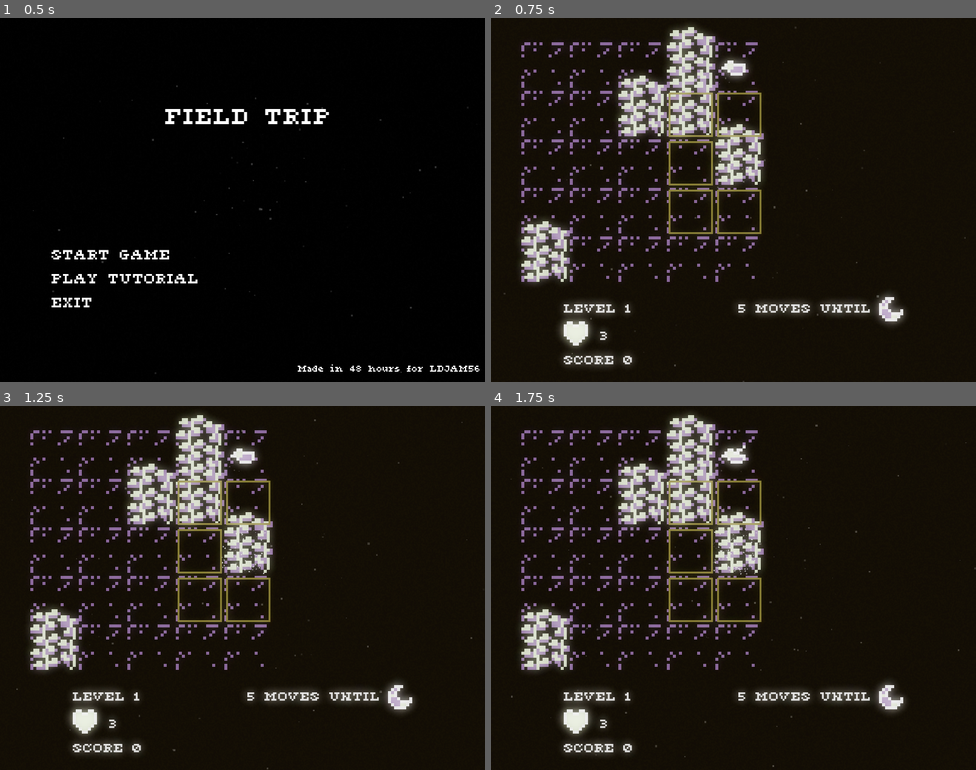
Above: before the commit, frames 1-4 (two rows, left to right).
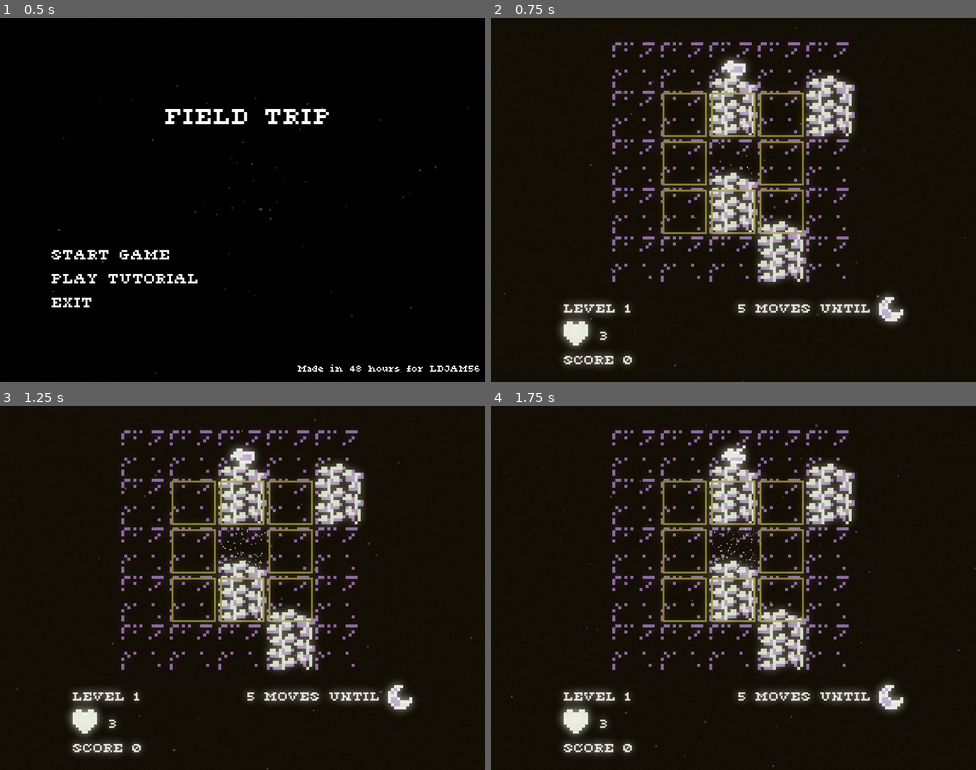
Above: after the commit, the same moments.

Repository: InitialPosition/LDJAM56
Game: Godot game, scene res://Scenes/MenuScreen.tscn
Same seed, same stepped clock (60 frames per second), same inputs: the game is played once before the commit and once after it.
Inputs (mouse positions are in pixels of both pictures, inside the frame that each line leads up to):
- Up to frame 1 (0.5 s): no input
- Up to frame 2 (0.75 s): tap Enter at 0.5 s; move the mouse to (602, 254) at 0.52 s; click (602, 254) at 0.6 s
- Up to frame 3 (1.25 s): no input
- Up to frame 4 (1.75 s): move the mouse to (544, 453) at 1.27 s; click (544, 453) at 1.35 s

Frame 1 is identical in both runs. In frame 2, 18% of the frame differs, in the area x 6-75%, y 1-74%; in frame 3, 17%; in frame 4, 18%.

Commit message:
Fix various bugs
For a detailed description, see changelog at https://ldjam.com/events/ludum-dare/56/field-trip

Diff:
--- a/Scripts/Bird.gd
+++ b/Scripts/Bird.gd
@@ -35,8 +35,8 @@
 	self.global_position = round(self.global_position)
 	var current_position = self.target_pos
 
-	var player = get_parent().get_node("Player")
-	var player_position = player.global_position
+	var player_object = get_parent().get_node("Player")
+	var player_position = player_object.global_position
 
 	var smallest_distance = INF
 	var best_movement_vector = null
--- a/Scripts/GameManager.gd
+++ b/Scripts/GameManager.gd
@@ -31,3 +31,13 @@
 	if file != null:
 		self.high_score = file.get_var()
 		file.close()
+
+func reset_stats():
+	health = 3
+	level = 1
+	score = 0
+	field_width = 5
+	crop_probability = 20
+	bird_level = 1
+	forbidden_crop_indices = [2]
+	rng_seed = randi()
--- a/Scripts/GenerateField.gd
+++ b/Scripts/GenerateField.gd
@@ -9,21 +9,18 @@
 var sprite_width
 var sprite_height
 const TILE_SIZE = 128
-var game_manager
 
 
 func _ready():
 	rng.seed = hash(GameManager.rng_seed)
 
-	game_manager = get_parent().get_node("GameManager")
-
 	var field_width = GameManager.field_width
 	var field_height = 5
 
 	# move to center of game screen
-	var screen_width = get_viewport().size.x
+	var screen_size = get_viewport().get_visible_rect().size
 	var total_field_width = (field_width - 1) * TILE_SIZE
-	var centered_x = (screen_width - total_field_width) / 2
+	var centered_x = (screen_size.x - total_field_width) / 2
 	self.position = Vector2(centered_x, TILE_SIZE)
 
 	if GameManager.bird_level == 1:
@@ -68,29 +65,30 @@
 
 # generate a playing field.
 func generate_field(field_width, field_height):
-	rng.seed = hash(GameManager.rng_seed)
-
 	GameManager.crop_count = 0
 
-	var spawn_field = ceil((GameManager.field_width * field_height) / 2)
-	var counter = 0
+	while GameManager.crop_count == 0:
+		rng.seed = hash(GameManager.rng_seed)
 
-	for row in range(field_height):
-		for col in range(field_width):
-			var tile = Tile.instantiate()
+		var spawn_field = ceil((GameManager.field_width * field_height) / 2)
+		var counter = 0
 
-			# calculate tile position
-			var tile_x = get_parent().position.x + TILE_SIZE * col
-			var tile_y = get_parent().position.y + TILE_SIZE * row
-			tile.position = Vector2(tile_x, tile_y)
+		for row in range(field_height):
+			for col in range(field_width):
+				var tile = Tile.instantiate()
 
-			# if tile is determined to be a field, change, otherwise add decor
-			if rng.randi() % 100 <= GameManager.crop_probability and counter != spawn_field and counter not in GameManager.forbidden_crop_indices:
-				tile.get_node("Sprite2D_Crop").visible = true
-				GameManager.crop_count += 1
+				# calculate tile position
+				var tile_x = TILE_SIZE * col
+				var tile_y = TILE_SIZE * row
+				tile.global_position = Vector2(tile_x, tile_y)
 
-			# add the tile to the field as a child
-			add_child(tile)
+				# if tile is determined to be a field, change, otherwise add decor
+				if rng.randi() % 100 <= GameManager.crop_probability and counter != spawn_field and counter not in GameManager.forbidden_crop_indices:
+					tile.get_node("Sprite2D_Crop").visible = true
+					GameManager.crop_count += 1
 
-			# increment counter
-			counter += 1
+				# add the tile to the field as a child
+				add_child(tile)
+
+				# increment counter
+				counter += 1
--- a/Scripts/SelectorMenu.gd
+++ b/Scripts/SelectorMenu.gd
@@ -21,14 +21,7 @@
 
 func _input(event):
 	if Input.is_mouse_button_pressed(MOUSE_BUTTON_LEFT) and active:
-		GameManager.health = 3
-		GameManager.level = 1
-		GameManager.score = 0
-		GameManager.field_width = 5
-		GameManager.crop_probability = 20
-		GameManager.bird_level = 1
-		GameManager.forbidden_crop_indices = [2]
-		GameManager.rng_seed = randi()
+		GameManager.reset_stats()
 		get_tree().change_scene_to_file("res://Scenes/SceneGame.tscn")
 
 func _on_mouse_exited():
--- a/Scripts/SelectorMenuTutorial.gd
+++ b/Scripts/SelectorMenuTutorial.gd
@@ -17,15 +17,10 @@
 
 func _input(event):
 	if Input.is_mouse_button_pressed(MOUSE_BUTTON_LEFT) and active:
+		GameManager.reset_stats()
 		# always use 1000 for the tutorial seed
-		GameManager.health = 3
-		GameManager.level = 0
-		GameManager.score = 0
-		GameManager.field_width = 5
-		GameManager.crop_probability = 20
-		GameManager.bird_level = 1
-		GameManager.forbidden_crop_indices = [2]
 		GameManager.rng_seed = 1000
+
 		get_tree().change_scene_to_file("res://Scenes/SceneTutorial.tscn")
 
 func _on_mouse_exited():
--- a/project.godot
+++ b/project.godot
@@ -13,7 +13,7 @@
 config/name="Field Trip"
 config/version="1.0.2"
 run/main_scene="res://Scenes/MenuScreen.tscn"
-config/features=PackedStringArray("4.2", "Forward Plus")
+config/features=PackedStringArray("4.3", "Forward Plus")
 boot_splash/show_image=false
 config/icon="res://icon.svg"
 
Not shown, changed: ASSETS/Fonts/Microserif.ttf.import
